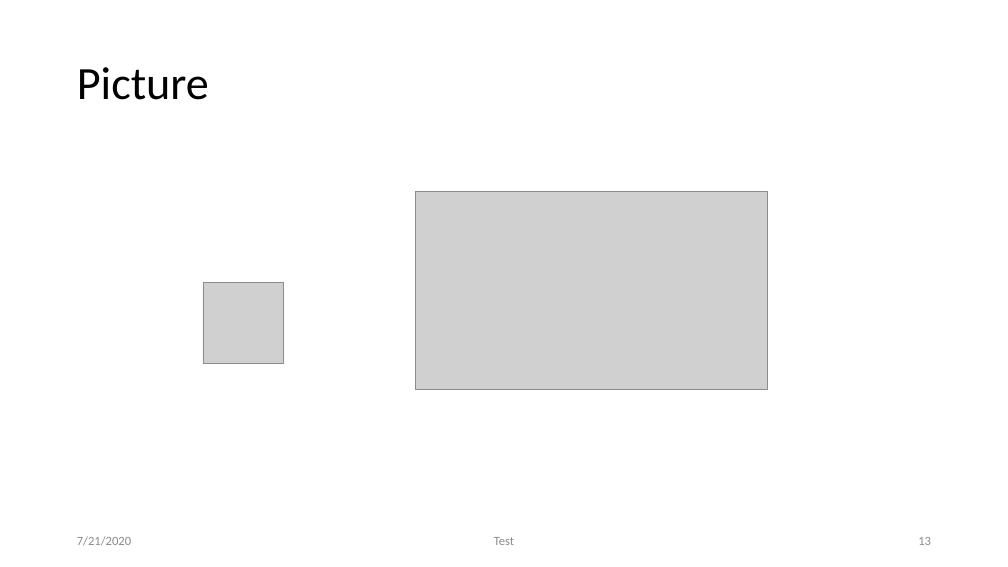
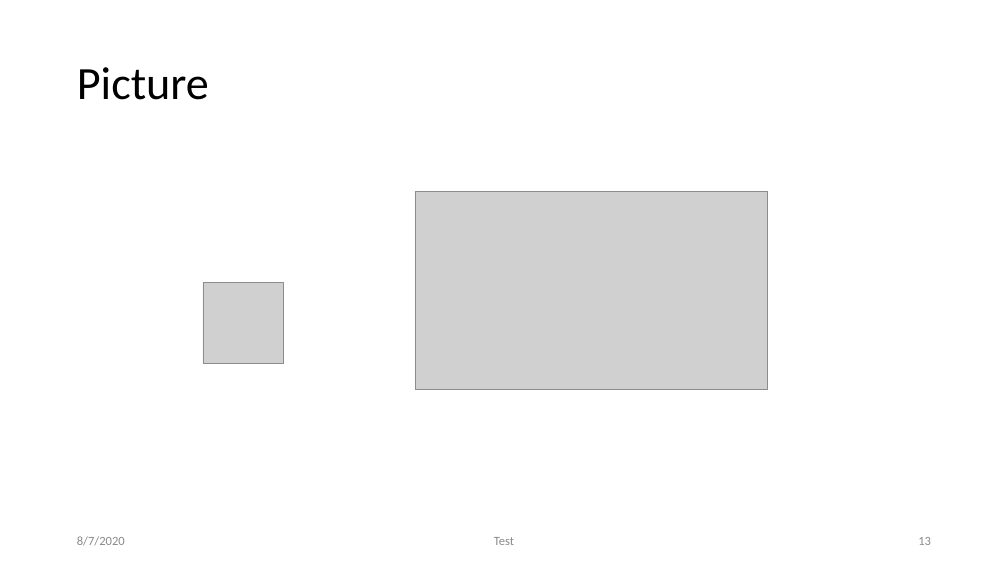
Before and after one commit to pyro-team/bkt-toolbox, a slide deck: slide 13 of references/BKT Shapes Test Library.pptx. Drawn at 1008x567 pixels with LibreOffice and Linux fonts; fonts in the diff are those of the drawing; grey boxes stand for pictures. Boxes give left, top, right and bottom in pixels: in the first picture for what was removed or moved away, otherwise in the second. Text is boxed around its words. In the diff, an @@ line names an element or a change of style, - is before the commit and + after.

```diff
--- a/references/BKT Shapes Test Library.pptx
+++ b/references/BKT Shapes Test Library.pptx
@@ text at <box>77,536,125,546</box>: text changed @@
-7/21/2020
+8/7/2020
```
Also in this commit, not shown: 21 other slides changed, 1 slide added.
